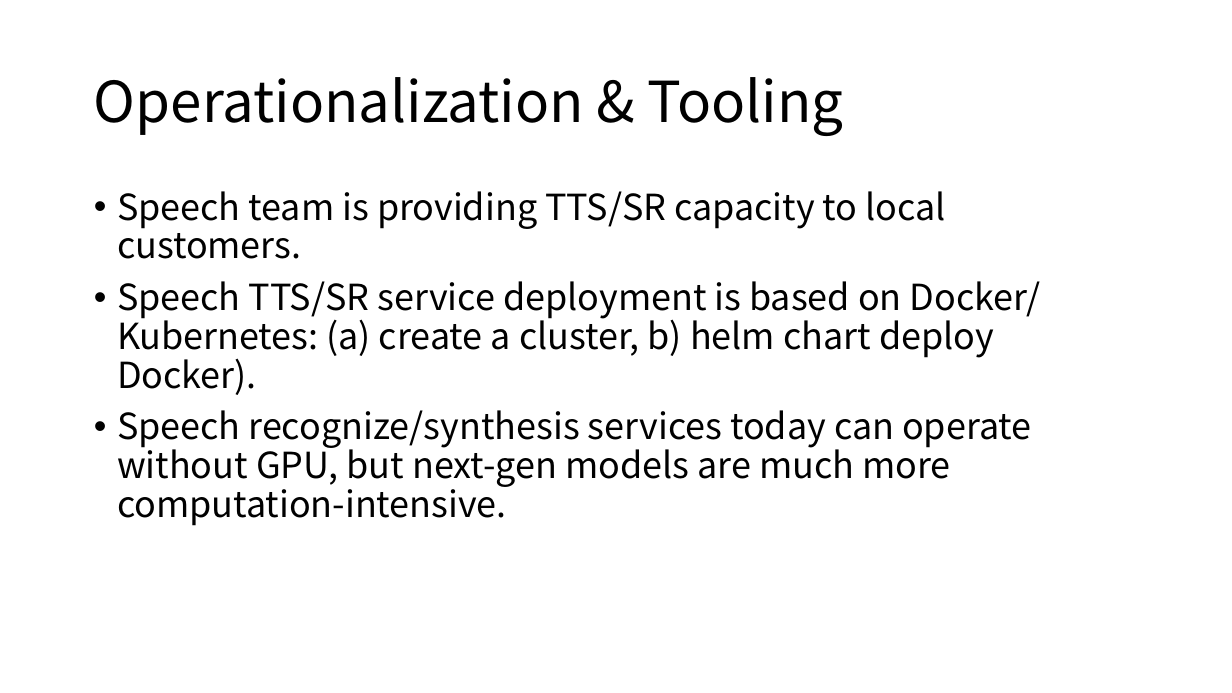
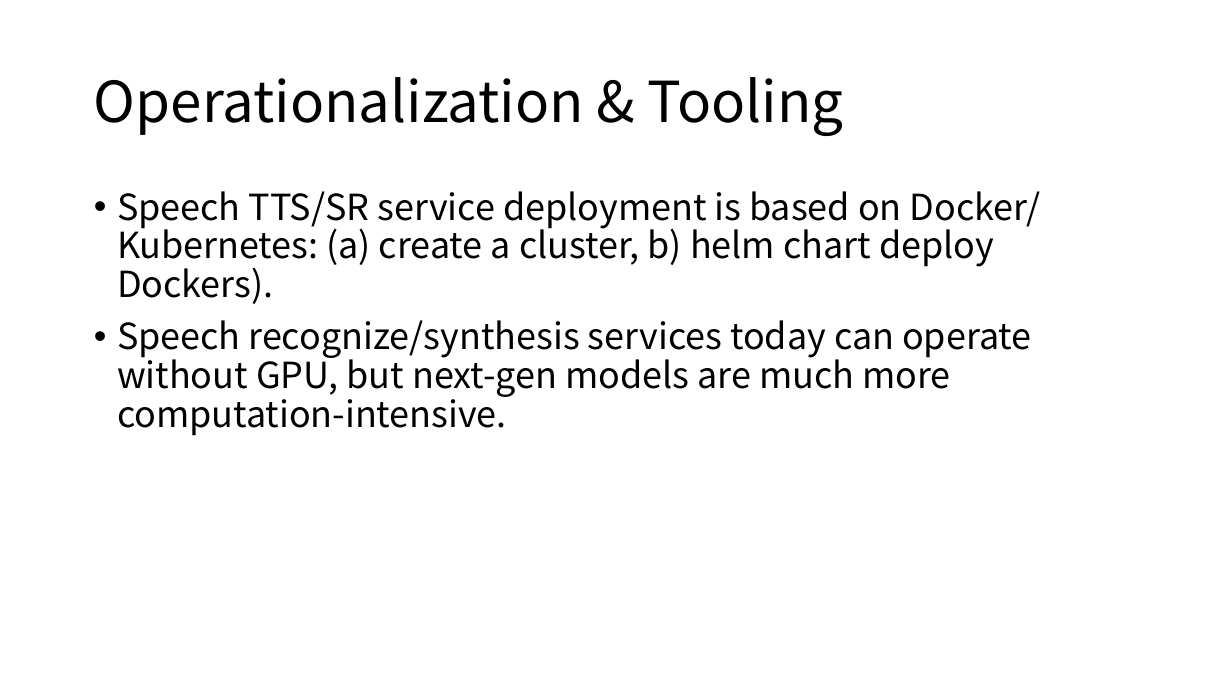
Before and after one commit to AbelHu/OpenCV_on_Raspberry_Pi, a slide deck: slide 14 of AI_exploration_and_demo.pptx (slide 9 before the commit). Drawn at 1232x693 pixels with LibreOffice and Linux fonts; fonts in the diff are those of the drawing. Boxes give left, top, right and bottom in pixels: in the first picture for what was removed or moved away, otherwise in the second. Text is boxed around its words. In the diff, an @@ line names an element or a change of style, - is before the commit and + after.

```diff
--- a/AI_exploration_and_demo.pptx
+++ b/AI_exploration_and_demo.pptx
@@ text at bbox=[117, 191, 1040, 304]: text changed @@
-• Speech team is providing TTS/SR capacity to local customers.
-• Speech TTS/SR service deployment is based on Docker/ Kubernetes: (a) create a cluster, b) helm chart deploy Docker).
+• Speech TTS/SR service deployment is based on Docker/ Kubernetes: (a) create a cluster, b) helm chart deploy Dockers).
```
Also in this commit, not shown: 2 other slides changed, 5 slides added.
